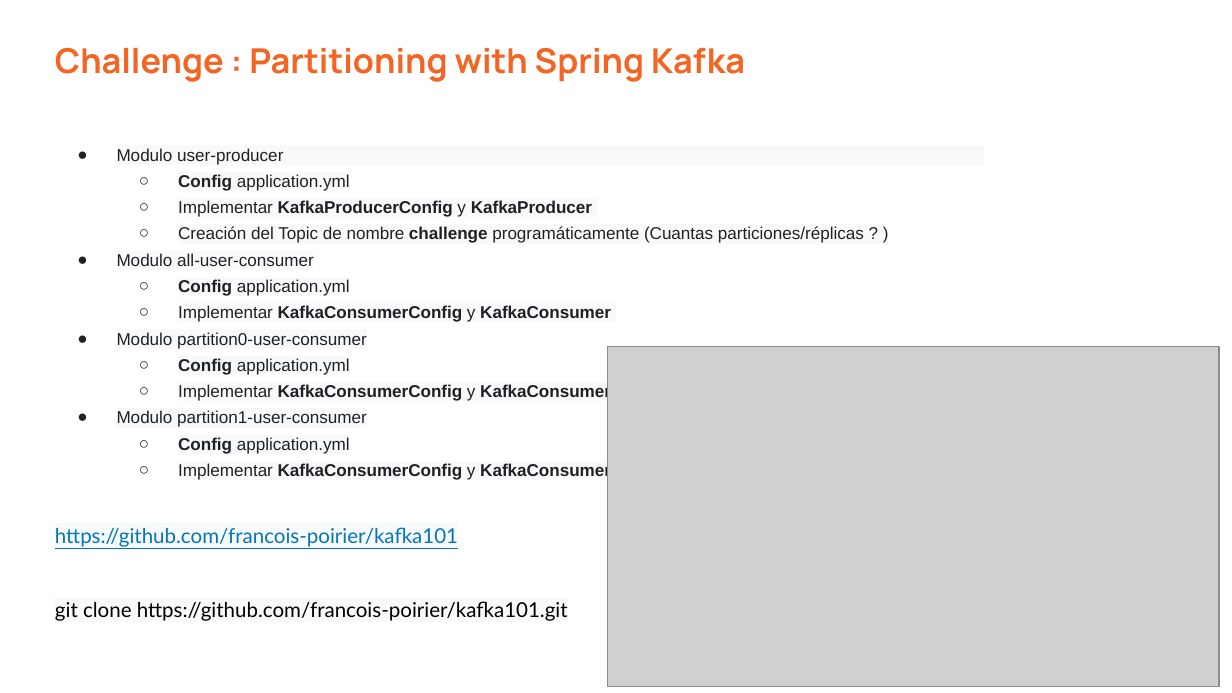
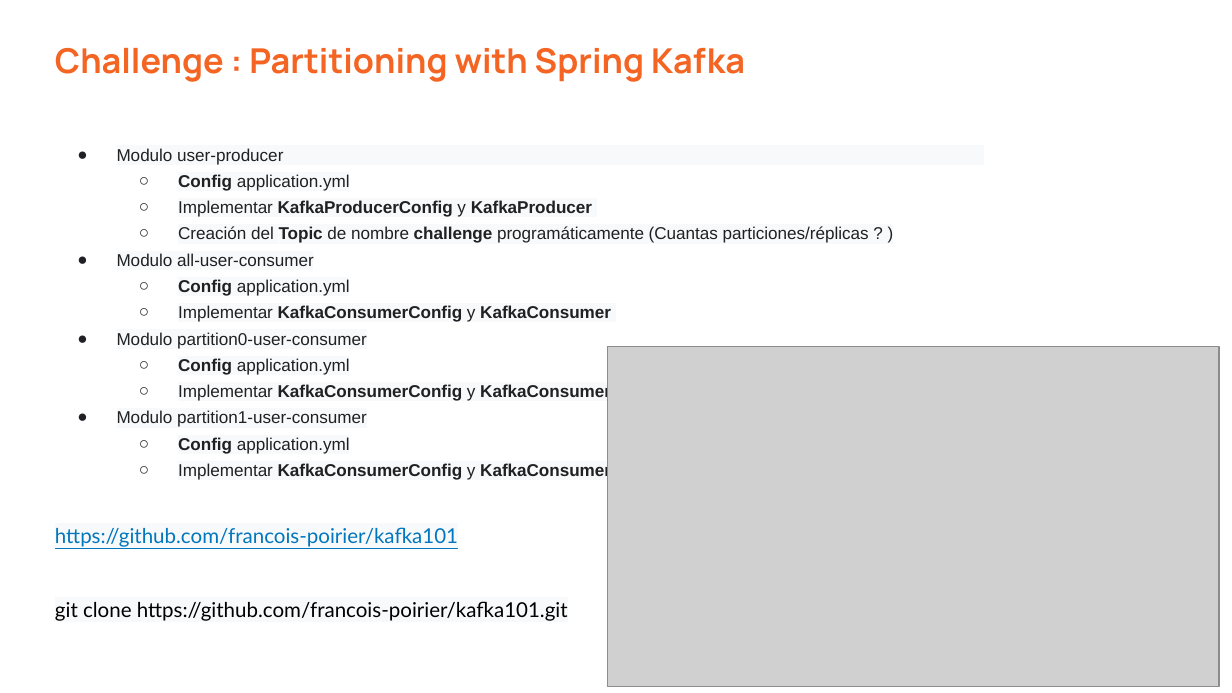
Before and after one commit to vass-engineering/101-kafka, a slide deck: slide 40 of docs/KafkaClients-Producer-Consumer.pptx. Drawn at 1232x693 pixels with LibreOffice and Linux fonts; fonts in the diff are those of the drawing; grey boxes stand for pictures. Boxes give left, top, right and bottom in pixels: in the first picture for what was removed or moved away, otherwise in the second. Text is boxed around its words. In the diff, an @@ line names an element or a change of style, - is before the commit and + after.

```diff
--- a/docs/KafkaClients-Producer-Consumer.pptx
+++ b/docs/KafkaClients-Producer-Consumer.pptx
@@ text at (178, 226, 869, 243): bold on in "Topic" @@
```
Also in this commit, not shown: 9 other slides changed.
